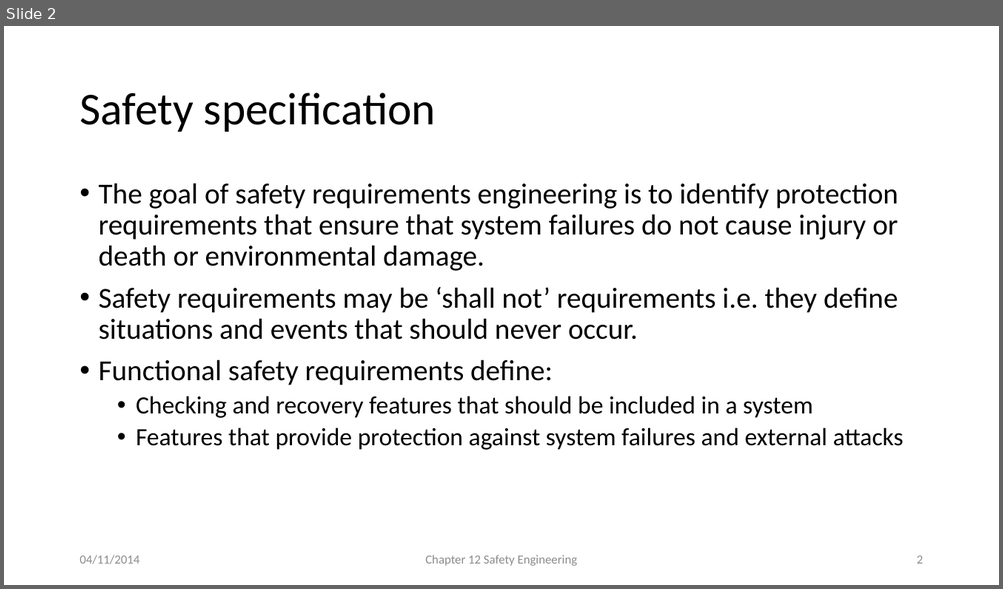
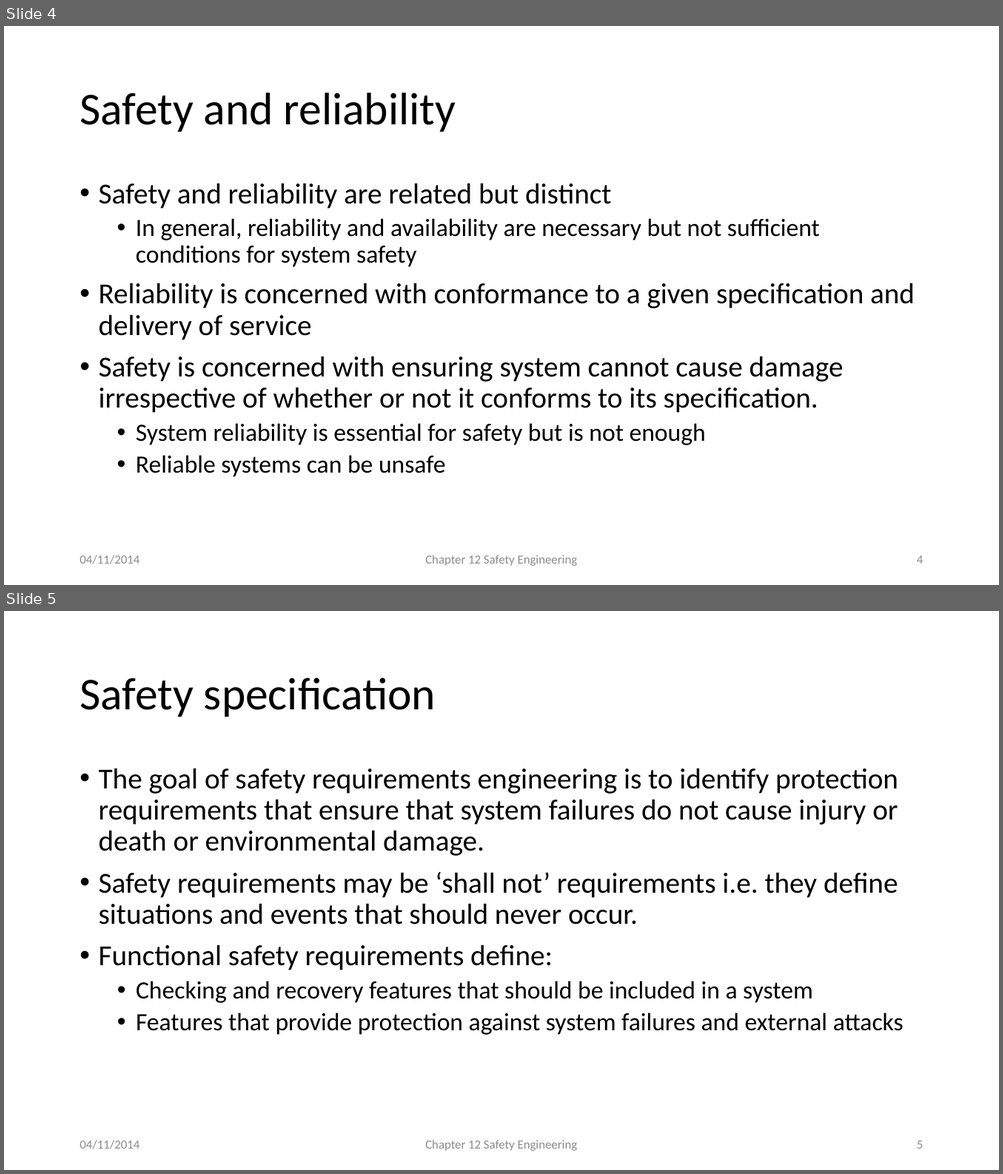
Before and after one commit to atu-se/atu.innomadic.com, a slide deck: courses/ase/lectures/Ch12 Safety Engineering-abbreviated.pptx. Shown one above the other, each under a label of ours: slide 2 before the commit, slides 4 and 5 after it. The pictures are 1003x589 and 1003x1174 pixels, drawn with LibreOffice and Linux fonts; fonts in the diff are those of the drawing. Boxes give left, top, right and bottom in pixels: in the first picture for what was removed or moved away, otherwise in the second. Text is boxed around its words. In the diff, an @@ line names an element or a change of style, - is before the commit and + after.

```diff
--- a/courses/ase/lectures/Ch12 Safety Engineering-abbreviated.pptx
+++ b/courses/ase/lectures/Ch12 Safety Engineering-abbreviated.pptx
@@ slide 4 added at [4, 26, 999, 585], background #FFFFFF @@
@@ title added at [79, 93, 455, 132], 44 pt, text #000000 @@
+Safety and reliability
@@ text added at [99, 183, 914, 477], 28 pt, text #000000 @@
+• Safety and reliability are related but distinct
+  • In general, reliability and availability are necessary but not sufficient conditions for system safety
+• Reliability is concerned with conformance to a given specification and delivery of service
+• Safety is concerned with ensuring system cannot cause damage irrespective of whether or not it conforms to its specification.
+  • System reliability is essential for safety but is not enough
+  • Reliable systems can be unsafe
@@ text added at [79, 555, 139, 565], 12 pt, text #8C8C8C @@
+04/11/2014
@@ text added at [425, 555, 578, 566], 12 pt, text #8C8C8C @@
+Chapter 12 Safety Engineering
@@ page number added at [916, 556, 922, 564], 12 pt, text #8C8C8C @@
+4
@@ what was slide 2 is now slide 5 @@
@@ page number at [916, 1141, 922, 1149]: text changed @@
-2
+5
```
Also in this commit, not shown: 1 slide changed, 2 other slides added.
